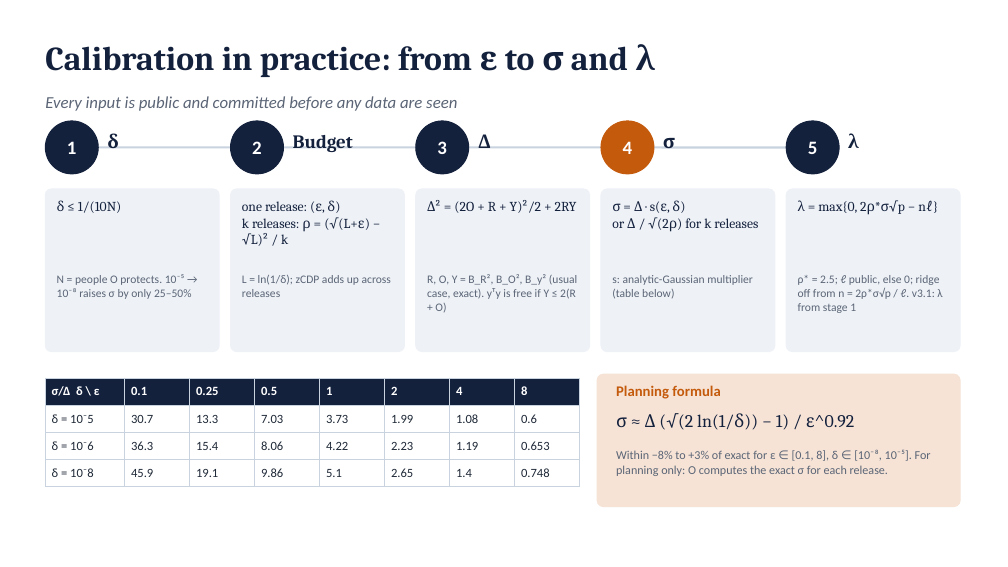
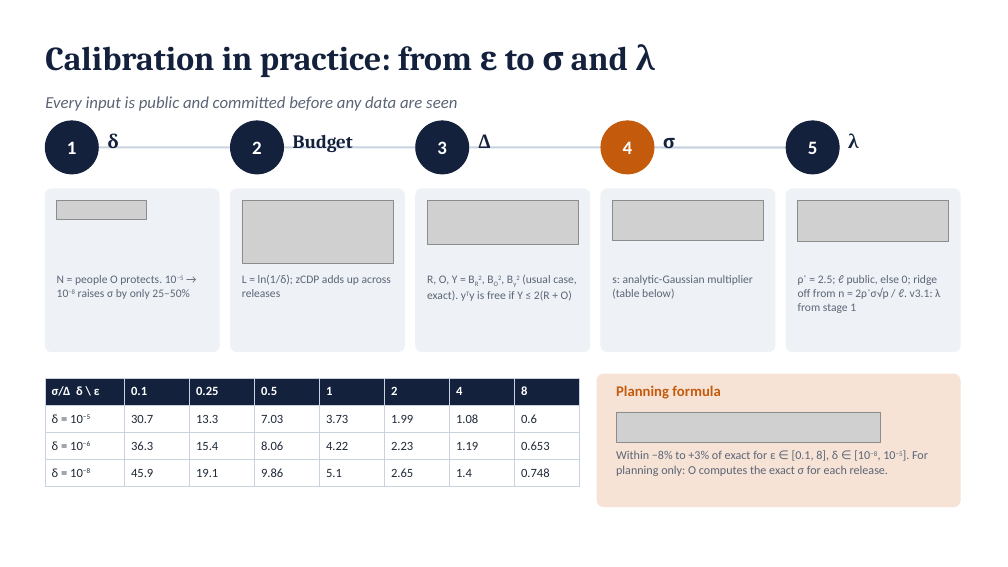
Before and after one commit to shukabh/VerticalFederatedRegression, a slide deck: slide 30 of slides/vfl_scenarioB_deck.pptx. Drawn at 1008x567 pixels with LibreOffice and Linux fonts; fonts in the diff are those of the drawing; grey boxes stand for pictures. Boxes give left, top, right and bottom in pixels: in the first picture for what was removed or moved away, otherwise in the second. Text is boxed around its words. In the diff, an @@ line names an element or a change of style, - is before the commit and + after.

```diff
--- a/slides/vfl_scenarioB_deck.pptx
+++ b/slides/vfl_scenarioB_deck.pptx
@@ text removed at box(57, 200, 121, 213) @@
-δ ≤ 1/(10N)
@@ picture added at box(57, 200, 146, 219) @@
@@ text removed at box(242, 200, 365, 246) @@
-one release: (ε, δ)
-k releases: ρ = (√(L+ε) − √L)² / k
@@ picture added at box(242, 200, 393, 263) @@
@@ picture added at box(427, 200, 578, 245) @@
@@ text removed at box(454, 200, 577, 213) @@
-Δ² = (2O + R + Y)²/2 + 2RY
@@ text removed at box(612, 200, 758, 228) @@
-σ = Δ · s(ε, δ)
-or Δ / √(2ρ) for k releases
@@ picture added at box(613, 200, 764, 240) @@
@@ text removed at box(798, 200, 938, 214) @@
-λ = max{0, 2ρ*σ√p − nℓ}
@@ picture added at box(798, 200, 949, 242) @@
@@ text at box(57, 275, 189, 299): text changed @@
-N = people O protects. 10⁻⁵ → 10⁻⁸ raises σ by only 25–50%
+N = people O protects. 10−5 → 10−8 raises σ by only 25–50%
@@ text at box(427, 275, 576, 301): text changed @@
-R, O, Y = B_R², B_O², B_y² (usual case, exact). yᵀy is free if Y ≤ 2(R + O)
+R, O, Y = BR2, BO2, By2 (usual case, exact). yTy is free if Y ≤ 2(R + O)
@@ text "ρ* = 2.5; ℓ public, ..." at box(798, 275, 940, 313): now superscript in "ρ* 2ρ*σ√p" @@
@@ table at box(45, 378, 580, 481) @@
-row 2, column 1: δ = 10⁻5
+row 2, column 1: δ = 10−5
-row 3, column 1: δ = 10⁻6
+row 3, column 1: δ = 10−6
-row 4, column 1: δ = 10⁻8
+row 4, column 1: δ = 10−8
@@ text removed at box(616, 413, 855, 430) @@
-σ ≈ Δ (√(2 ln(1/δ)) − 1) / ε^0.92
@@ picture added at box(616, 412, 881, 442) @@
@@ text at box(616, 450, 928, 476): text changed @@
-Within −8% to +3% of exact for ε ∈ [0.1, 8], δ ∈ [10⁻⁸, 10⁻⁵]. For planning only: O computes the exact σ for each release.
+Within −8% to +3% of exact for ε ∈ [0.1, 8], δ ∈ [10−8, 10−5]. For planning only: O computes the exact σ for each release.
```
Also in this commit, not shown: 25 other slides changed, 21 other files.
